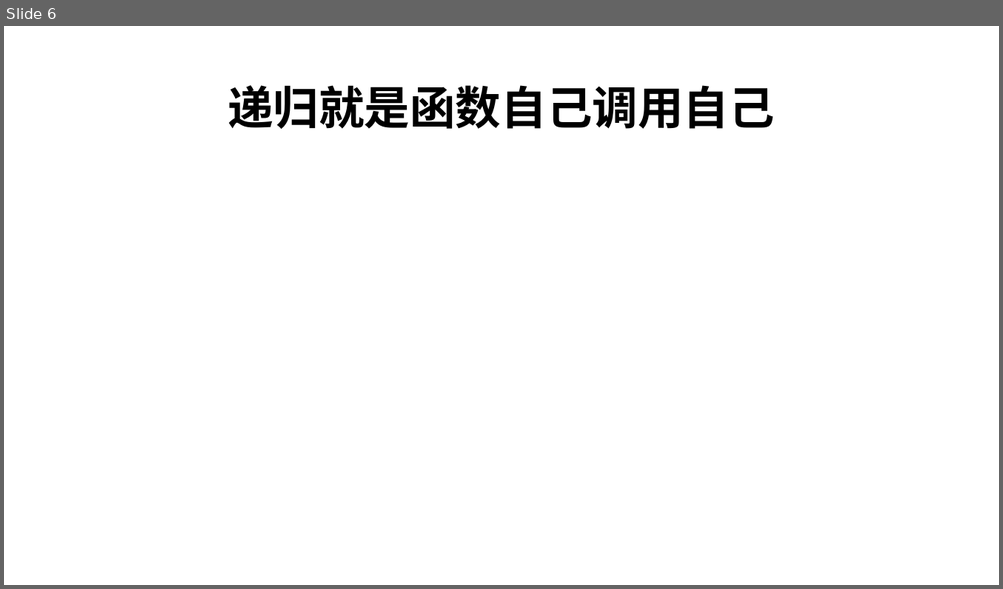
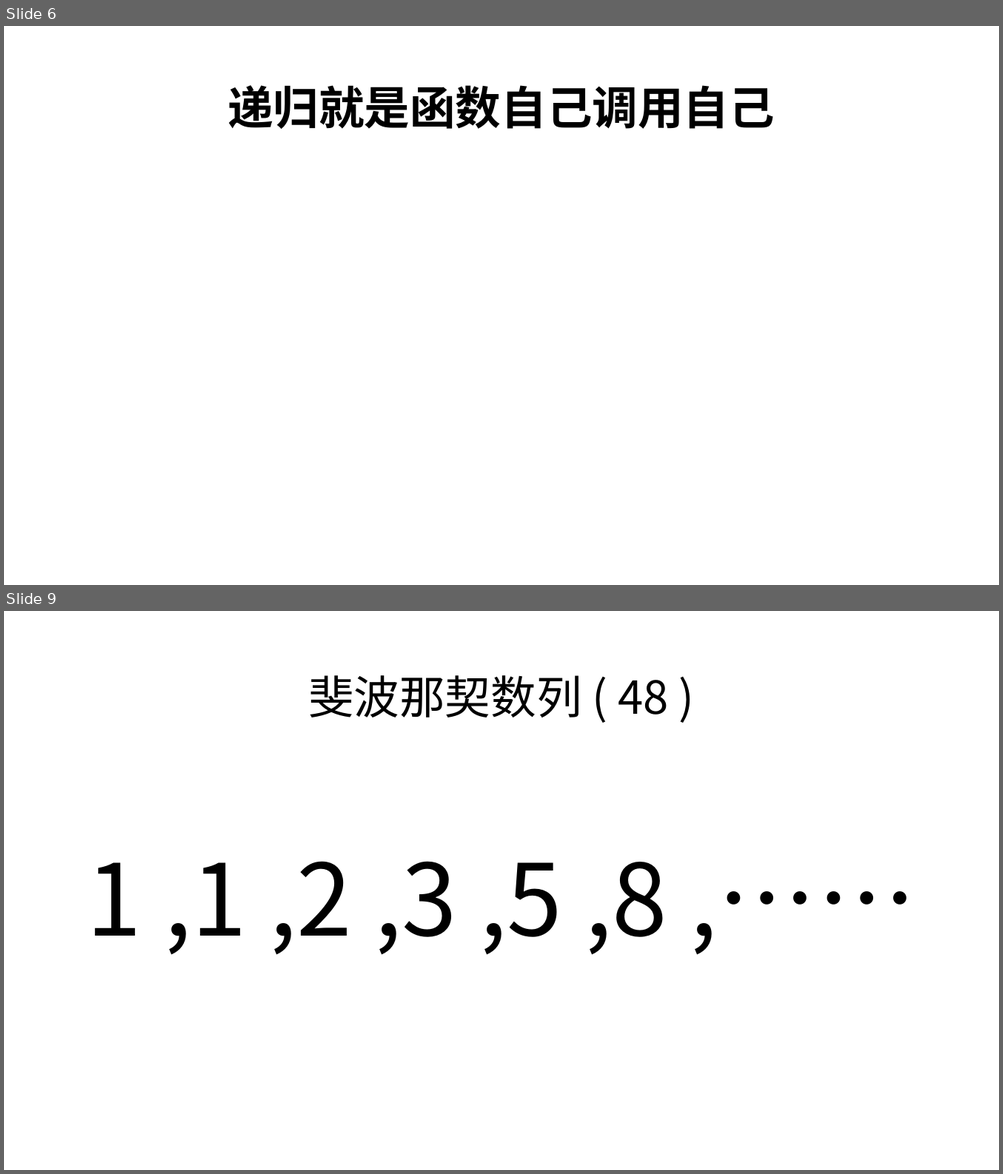
Before and after one commit to ZPYhiahiahia/nxjb-recursion-src, a slide deck: 递归.pptx. Shown one above the other, each under a label of ours: slide 6 before the commit, slides 6 and 9 after it; the slides between them are not shown. The pictures are 1003x589 and 1003x1174 pixels, drawn with LibreOffice and Linux fonts; fonts in the diff are those of the drawing; grey boxes stand for pictures. Boxes give left, top, right and bottom in pixels: in the first picture for what was removed or moved away, otherwise in the second. Text is boxed around its words. In the diff, an @@ line names an element or a change of style, - is before the commit and + after.

```diff
--- a/递归.pptx
+++ b/递归.pptx
@@ slide 9 added at <box>4,611,999,1170</box>, background #FFFFFF @@
@@ title added at <box>308,675,669,718</box>, 44 pt, text #000000 @@
+斐波那契数列 ( 48 )
@@ text added at <box>86,861,667,955</box>, 96 pt, text #000000 @@
+1 ,1 ,2 ,3 ,5 ,8 ,……
```
Also in this commit, not shown: 1 slide changed, 1 other slide added, 1 other file.
